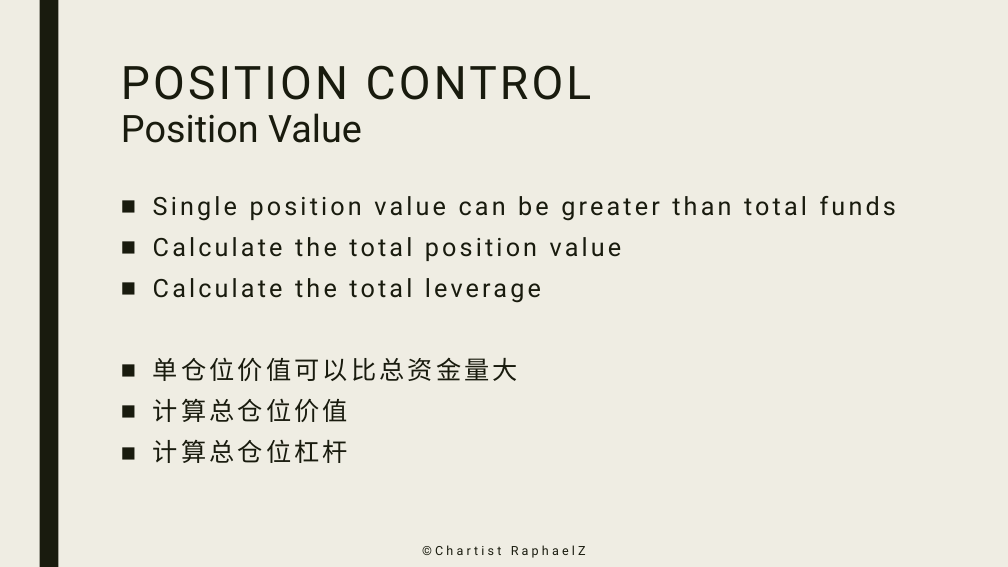
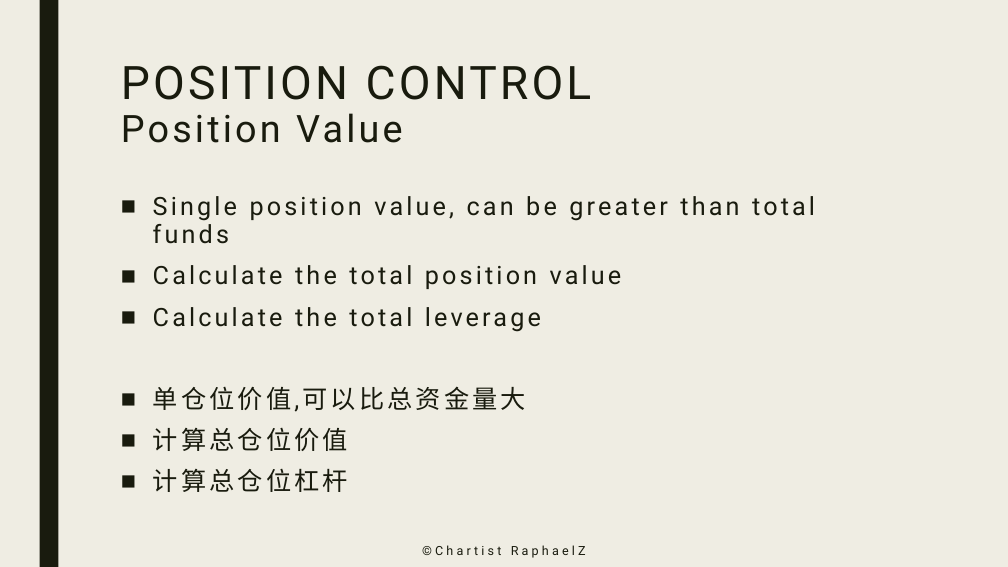
Before and after one commit to zhuzp98/ChartistRaphaelZ, a slide deck: slide 2 of Slides/Risk Management - Position Control.pptx. Drawn at 1008x567 pixels with LibreOffice and Linux fonts; fonts in the diff are those of the drawing. Boxes give left, top, right and bottom in pixels: in the first picture for what was removed or moved away, otherwise in the second. Text is boxed around its words. In the diff, an @@ line names an element or a change of style, - is before the commit and + after.

```diff
--- a/Slides/Risk Management - Position Control.pptx
+++ b/Slides/Risk Management - Position Control.pptx
@@ title "POSITION CONTROL Position Value" at bbox=[121, 65, 592, 143]: letter spacing 0 to 3 pt in "Position Value" @@
@@ text at bbox=[153, 196, 815, 244]: text changed @@
-■ Single position value can be greater than total funds
+■ Single position value, can be greater than total funds
@@ text at bbox=[153, 386, 527, 410]: text changed @@
-■ 单仓位价值可以比总资金量大
+■ 单仓位价值,可以比总资金量大
```
Also in this commit, not shown: 6 other slides changed, 1 slide added, 4 other files.
